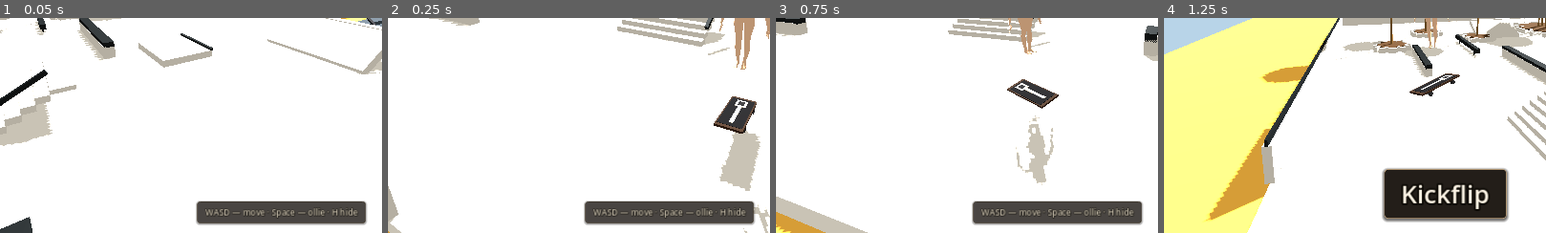
Above: before the commit, frames 1-4 (left to right).
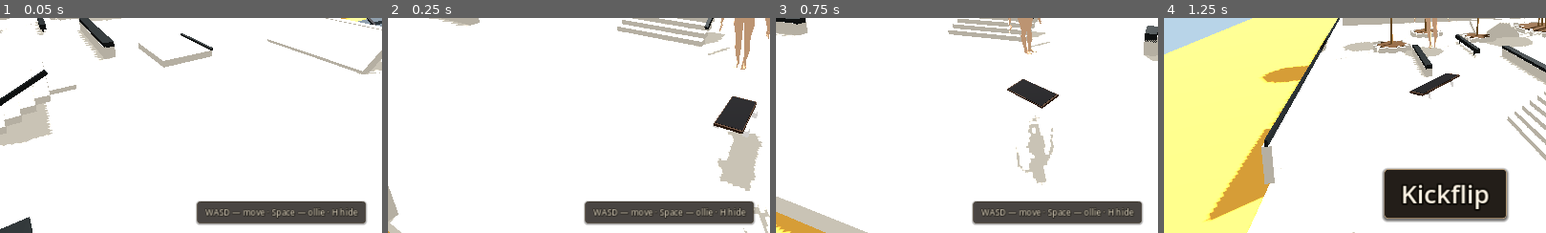
Above: after the commit, the same moments.

Repository: drok123/skateboard-game
Game: Godot game, scene res://scenes/main.tscn
The game is run twice, just before and just after one commit, with the same random seed, the same clock (stepped at 60 frames per second) and the same inputs.
Inputs:
- Up to frame 1 (0.05 s): no input
- Up to frame 2 (0.25 s): no input
- Up to frame 3 (0.75 s): tap Enter at 0.5 s; hold D (move_right) from 0.53 s (still down); tap H at 0.6 s
- Up to frame 4 (1.25 s): keep holding D (move_right); tap Space (jump) at 0.77 s
The pictures show only the part of the screen within x 13-63%, y 50-100%; the shares and areas given below are measured in that part.

Frame 1 is identical in both runs. In frame 2, 0.5% of the frame differs, in the area x 85-98%, y 36-76%; in frame 3, 0.2%; in frame 4, 0.2%.

Commit message:
Board: Derron lock + oversized outboard white wheels.
QA wheel-readability fix. skate. board-first silhouette: black grip, white underside with procedural NY mark, silver trucks, bright white urethane wheels ~60% larger and hung outboard so four disks read at mid camera (Zoo York-inspired, no asset copy).

Merged from #2.

Co-authored-by: drok123 <drok123@users.noreply.github.com>

Diff:
--- a/scripts/board_visual.gd
+++ b/scripts/board_visual.gd
@@ -2,11 +2,13 @@
 ## Street deck extras parented to `$MeshPivot/Board`.
 ## Board stays a MeshInstance3D so player.gd can lean/pitch this node; trucks and
 ## wheels are children so they ride the same rotation. No GLB required.
+## Derron lock: black grip, white underside + procedural NY, silver trucks,
+## white wheels. skate. board-first silhouette (inspiration, no asset copy).
 
 const DECK_SIZE := Vector3(0.52, 0.04, 1.28)
 const TRUCK_SIZE := Vector3(0.42, 0.05, 0.12)
-const WHEEL_RADIUS := 0.052
-const WHEEL_WIDTH := 0.058
+const WHEEL_RADIUS := 0.084
+const WHEEL_WIDTH := 0.092
 const WHEELBASE := 0.76
 
 
@@ -25,13 +27,14 @@
 	deck.size = DECK_SIZE
 	mesh = deck
 	material_override = _mat_deck_top()
-	# Inset underside so the slightly lighter top rim reads from the side.
+	# Inset white popsicle so a thin wood rail still reads from the side.
 	_add_box(
 		"DeckUnderside",
 		Vector3(DECK_SIZE.x - 0.012, 0.018, DECK_SIZE.z - 0.03),
 		Vector3(0.0, -DECK_SIZE.y * 0.25, 0.0),
 		_mat_deck_underside()
 	)
+	_add_ny_mark()
 	_add_top_graphic()
 	var z_front := WHEELBASE * 0.5
 	var truck_y := -DECK_SIZE.y * 0.5 - TRUCK_SIZE.y * 0.5
@@ -39,8 +42,10 @@
 	_add_box("TruckFront", TRUCK_SIZE, Vector3(0.0, truck_y, z_front), truck_mat)
 	_add_box("TruckBack", TRUCK_SIZE, Vector3(0.0, truck_y, -z_front), truck_mat)
 	var wheel_mat := _mat_wheel()
-	var wheel_x := TRUCK_SIZE.x * 0.5 + WHEEL_WIDTH * 0.35
-	var wheel_y := -DECK_SIZE.y * 0.5 - TRUCK_SIZE.y - WHEEL_RADIUS * 0.15
+	# Hang wheels outboard of the hanger so ~50%+ larger disks clear trucks/deck
+	# and four white discs read at mid camera (skate. board-first).
+	var wheel_x := TRUCK_SIZE.x * 0.5 + WHEEL_WIDTH * 0.72
+	var wheel_y := -DECK_SIZE.y * 0.5 - TRUCK_SIZE.y - WHEEL_RADIUS * 0.55
 	_add_wheel("WheelFL", Vector3(-wheel_x, wheel_y, z_front), wheel_mat)
 	_add_wheel("WheelFR", Vector3(wheel_x, wheel_y, z_front), wheel_mat)
 	_add_wheel("WheelBL", Vector3(-wheel_x, wheel_y, -z_front), wheel_mat)
@@ -48,45 +53,57 @@
 
 
 func _add_top_graphic() -> void:
-	## High-contrast procedural graphic so the deck reads at mid camera — not a brown slab.
+	## Full black grip — Derron lock. Thin wood rail stays visible at the edge.
 	## Sits on the top face; does not change deck_thickness() (Board mesh only).
 	var top_y := DECK_SIZE.y * 0.5
-	var grip := _mat_grip()
-	var stripe := _mat_stripe()
-	var mark := _mat_logo_mark()
 	_add_box(
 		"GripTape",
-		Vector3(DECK_SIZE.x * 0.90, 0.006, DECK_SIZE.z * 0.88),
+		Vector3(DECK_SIZE.x * 0.94, 0.006, DECK_SIZE.z * 0.94),
 		Vector3(0.0, top_y + 0.004, 0.0),
-		grip
-	)
-	_add_box(
-		"CenterStripe",
-		Vector3(0.08, 0.007, DECK_SIZE.z * 0.72),
-		Vector3(0.0, top_y + 0.008, 0.0),
-		stripe
-	)
-	_add_box(
-		"LogoBlock",
-		Vector3(0.22, 0.008, 0.28),
-		Vector3(0.0, top_y + 0.010, DECK_SIZE.z * 0.28),
-		stripe
-	)
-	_add_box(
-		"LogoMark",
-		Vector3(0.12, 0.009, 0.16),
-		Vector3(0.0, top_y + 0.012, DECK_SIZE.z * 0.28),
-		mark
+		_mat_grip()
 	)
 
 
-func _add_box(node_name: String, size: Vector3, pos: Vector3, mat: Material) -> void:
+func _add_ny_mark() -> void:
+	## Procedural NY block letters on the white underside.
+	## Zoo York-inspired silhouette — primitive boxes only, no asset copy.
+	var ny_y := -DECK_SIZE.y * 0.25 - 0.011
+	var mat := _mat_underside_mark()
+	var thick := 0.042
+	var top := 0.18
+	var bot := -0.18
+	var n_x := -0.11
+	var y_x := 0.11
+	var n_half := 0.058
+	_add_stroke("NyNLeft", Vector2(n_x - n_half, bot), Vector2(n_x - n_half, top), ny_y, thick, mat)
+	_add_stroke("NyNRight", Vector2(n_x + n_half, bot), Vector2(n_x + n_half, top), ny_y, thick, mat)
+	_add_stroke("NyNDiag", Vector2(n_x - n_half, top), Vector2(n_x + n_half, bot), ny_y, thick, mat)
+	_add_stroke("NyYStem", Vector2(y_x, bot), Vector2(y_x, 0.02), ny_y, thick, mat)
+	_add_stroke("NyYArmL", Vector2(y_x, 0.02), Vector2(y_x - 0.072, top), ny_y, thick, mat)
+	_add_stroke("NyYArmR", Vector2(y_x, 0.02), Vector2(y_x + 0.072, top), ny_y, thick, mat)
+
+
+func _add_stroke(node_name: String, from_xz: Vector2, to_xz: Vector2, y: float, thick: float, mat: Material) -> void:
+	var dx := to_xz.x - from_xz.x
+	var dz := to_xz.y - from_xz.y
+	var length := maxf(sqrt(dx * dx + dz * dz), 0.001)
+	_add_box(
+		node_name,
+		Vector3(thick, 0.008, length),
+		Vector3((from_xz.x + to_xz.x) * 0.5, y, (from_xz.y + to_xz.y) * 0.5),
+		mat,
+		Vector3(0.0, atan2(dx, dz), 0.0)
+	)
+
+
+func _add_box(node_name: String, size: Vector3, pos: Vector3, mat: Material, euler: Vector3 = Vector3.ZERO) -> void:
 	var mi := MeshInstance3D.new()
 	mi.name = node_name
 	var box := BoxMesh.new()
 	box.size = size
 	mi.mesh = box
 	mi.position = pos
+	mi.rotation = euler
 	mi.material_override = mat
 	add_child(mi)
 
@@ -127,35 +144,30 @@
 
 
 func _mat_deck_top() -> StandardMaterial3D:
-	## Slightly lighter dark wood than the underside so flip orientation reads.
+	## Dark wood rails peeking past black grip.
 	return _named_mat("Mat_deck_top", Color(0.20, 0.14, 0.10), 0.90)
 
 
 func _mat_deck_underside() -> StandardMaterial3D:
-	## Solid dark wood — no graphics this pass.
-	return _named_mat("Mat_deck_underside", Color(0.12, 0.08, 0.06), 0.92)
+	## White popsicle underside — Derron / Zoo York-inspired (no asset copy).
+	return _named_mat("Mat_deck_underside", Color(0.94, 0.94, 0.96), 0.78)
+
+
+func _mat_underside_mark() -> StandardMaterial3D:
+	## Dark NY strokes on white deck.
+	return _named_mat("Mat_underside_mark", Color(0.08, 0.08, 0.09), 0.88)
 
 
 func _mat_truck() -> StandardMaterial3D:
-	## Cooler metal hangers — lighter than charcoal wheels so disks separate.
-	return _named_mat("Mat_truck", Color(0.50, 0.54, 0.58), 0.42, 0.68)
+	## Silver hangers — cooler metal so white urethane disks separate.
+	return _named_mat("Mat_truck", Color(0.72, 0.74, 0.78), 0.32, 0.82)
 
 
 func _mat_wheel() -> StandardMaterial3D:
-	## Dark charcoal rubber, matte. Albedo 0.12–0.18; darker than trucks.
-	return _named_mat("Mat_wheel", Color(0.14, 0.14, 0.15), 0.92)
+	## Bright white urethane, matte. Albedo ~0.95; four disks at mid camera.
+	return _named_mat("Mat_wheel", Color(0.95, 0.95, 0.97), 0.80)
 
 
 func _mat_grip() -> StandardMaterial3D:
-	## Dark matte grip tape — contrast vs wood rails at the deck edge.
-	return _named_mat("Mat_grip", Color(0.07, 0.07, 0.08), 0.96)
-
-
-func _mat_stripe() -> StandardMaterial3D:
-	## Warm cream stripe / logo plate — mid-distance pop, not neon.
-	return _named_mat("Mat_stripe", Color(0.88, 0.82, 0.70), 0.78)
-
-
-func _mat_logo_mark() -> StandardMaterial3D:
-	## Charcoal inner mark on the cream plate.
-	return _named_mat("Mat_logo_mark", Color(0.10, 0.10, 0.11), 0.90)
+	## Black matte grip tape — Derron lock; wood rail only at the edge.
+	return _named_mat("Mat_grip", Color(0.05, 0.05, 0.06), 0.96)
Not shown, changed: docs/board_surfacing.md
